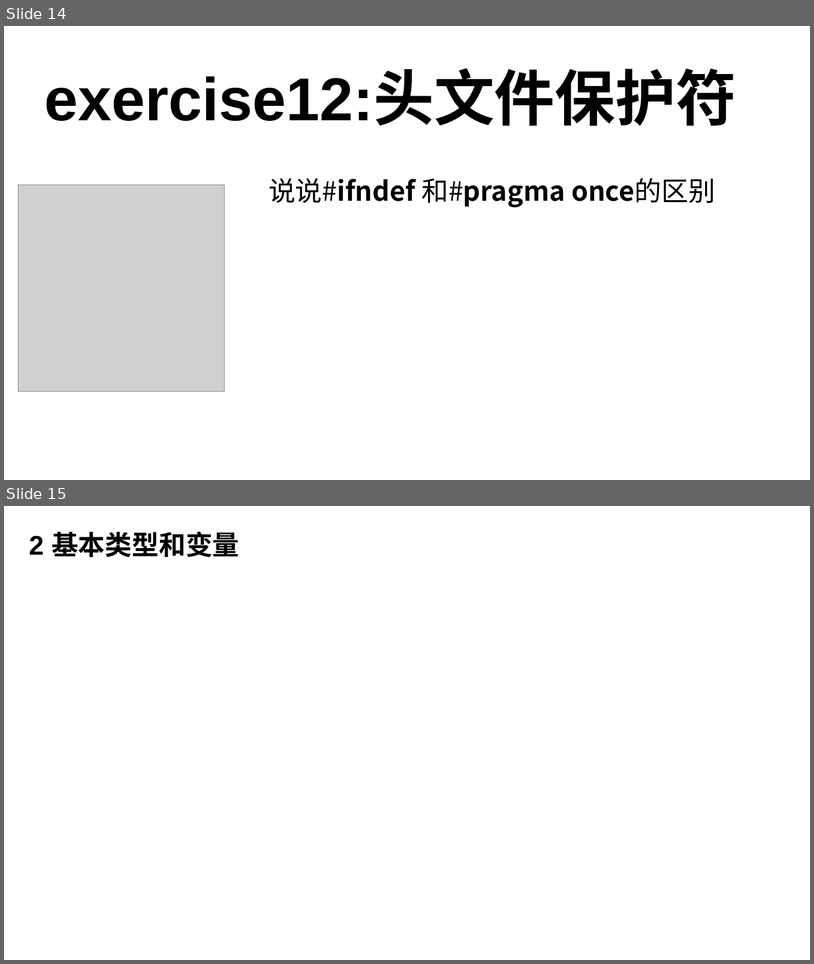
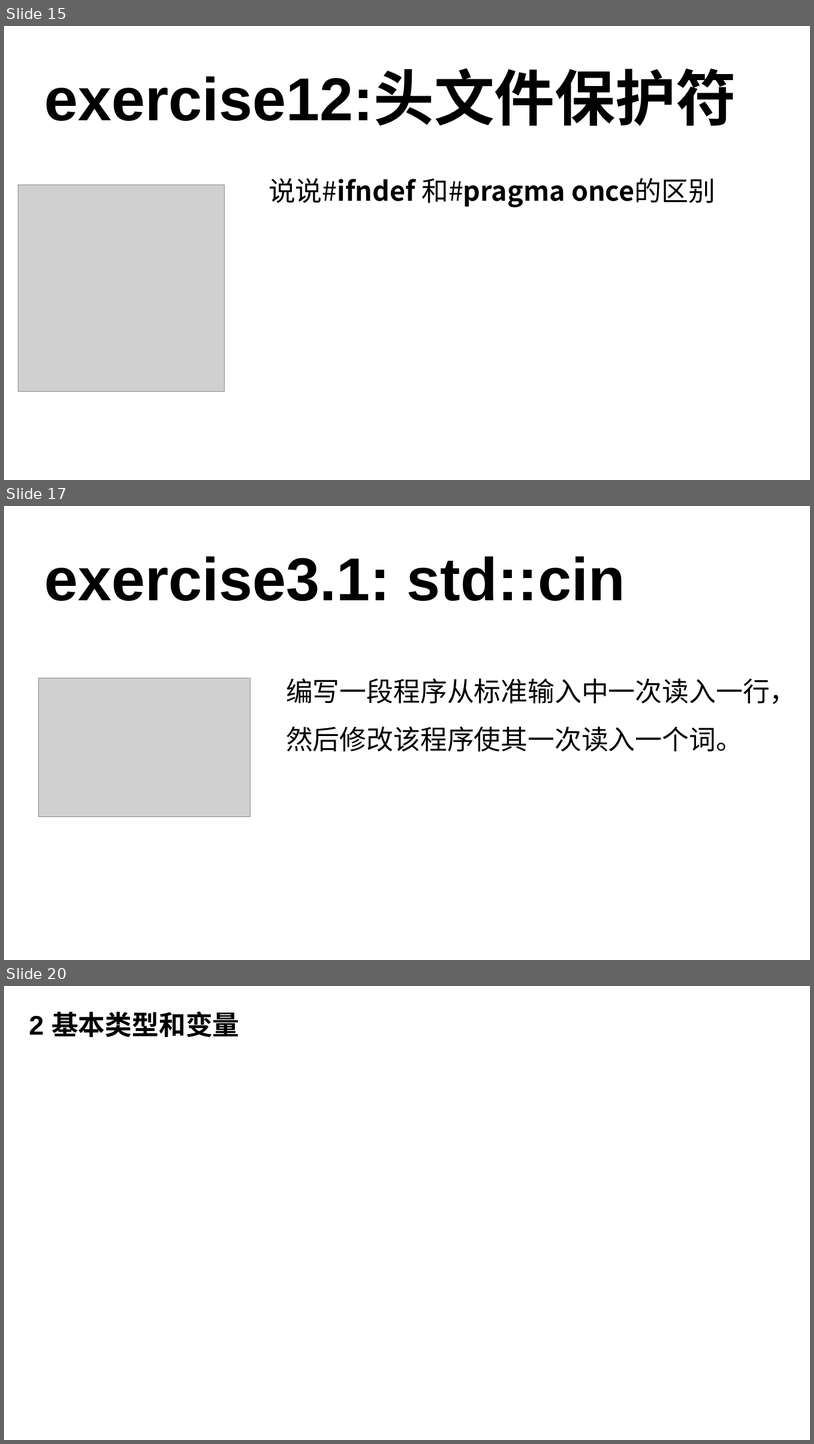
Before and after one commit to 3417725275/CPP_Study, a slide deck: C++课件.pptx. Shown one above the other, each under a label of ours: slides 14 and 15 before the commit, slides 15, 17 and 20 after it; the slides between them are not shown. The pictures are 814x964 and 814x1444 pixels, drawn with LibreOffice and Linux fonts; fonts in the diff are those of the drawing; grey boxes stand for pictures. Boxes give left, top, right and bottom in pixels: in the first picture for what was removed or moved away, otherwise in the second. Text is boxed around its words. In the diff, an @@ line names an element or a change of style, - is before the commit and + after.

```diff
--- a/C++课件.pptx
+++ b/C++课件.pptx
@@ slide 17 added at (4,506,810,960), background #FFFFFF @@
@@ text added at (44,556,626,601), 72 pt, text #000000, bold @@
+exercise3.1: std::cin
@@ picture added at (38,678,251,816) @@
@@ text added at (286,678,797,751), 32 pt, text #000000 @@
+编写一段程序从标准输入中一次读入一行，然后修改该程序使其一次读入一个词。
@@ what was slide 14 is now slide 15 @@
@@ what was slide 15 is now slide 20 @@
```
Also in this commit, not shown: 4 other slides added, 2 other files.
